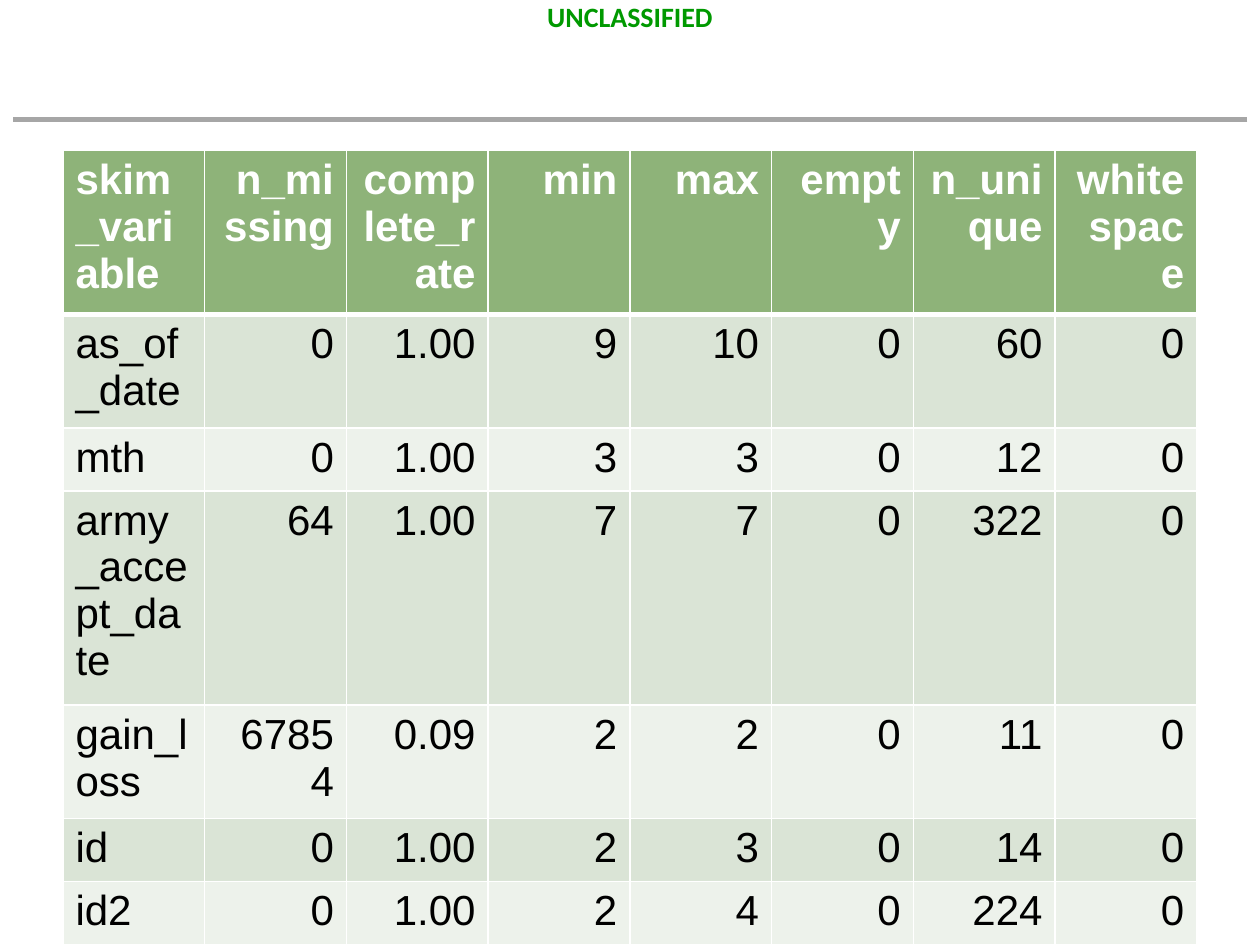
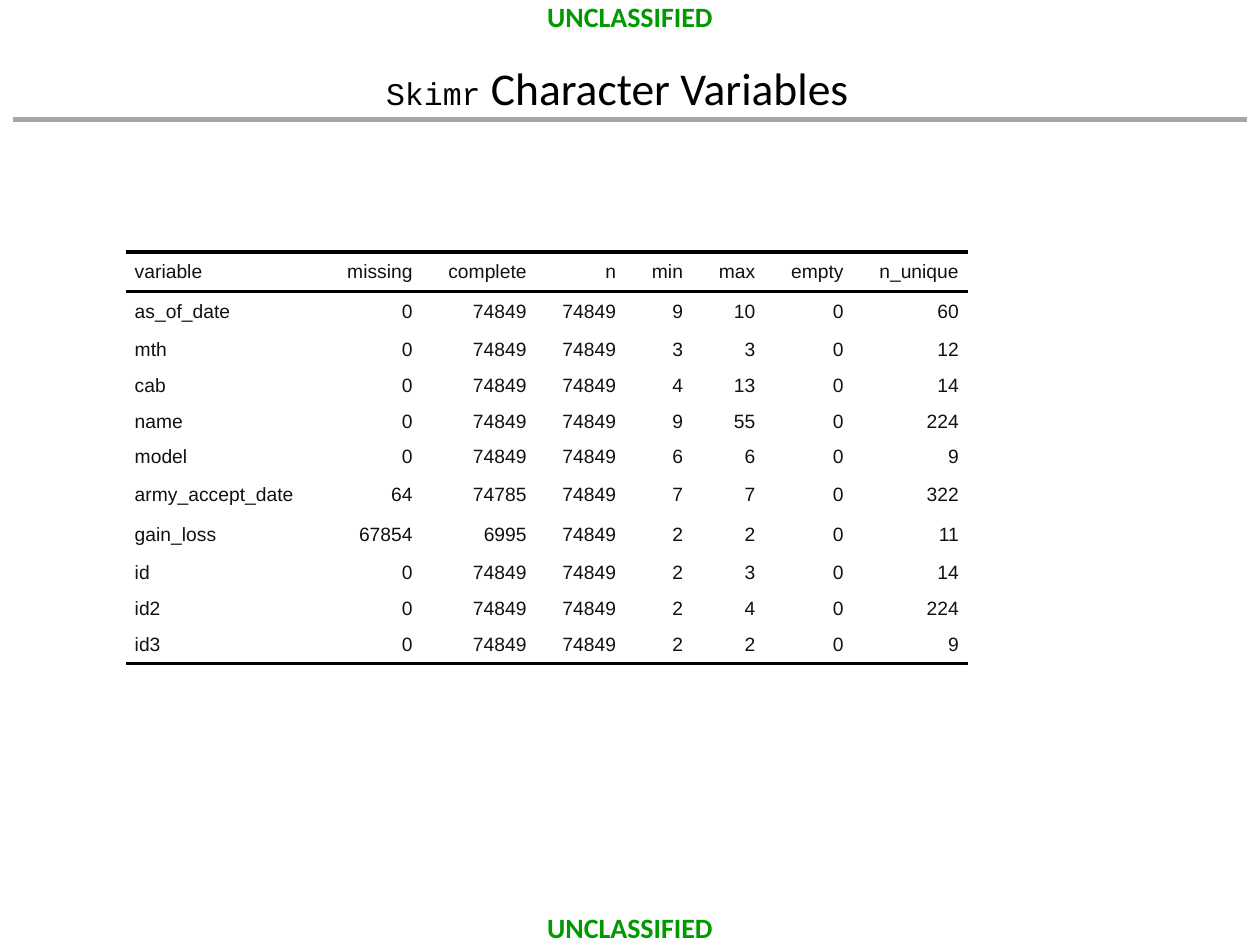
Before and after one commit to dusty-turner/MORSEmergingTechniques2019, a slide deck: slide 16 of MORS_Emerging_Techniques_Tidymodels.pptx (slide 18 before the commit). Drawn at 1260x945 pixels with LibreOffice and Linux fonts; fonts in the diff are those of the drawing; background and template pictures are left out. Boxes give left, top, right and bottom in pixels: in the first picture for what was removed or moved away, otherwise in the second. Text is boxed around its words. In the diff, an @@ line names an element or a change of style, - is before the commit and + after.

```diff
--- a/MORS_Emerging_Techniques_Tidymodels.pptx
+++ b/MORS_Emerging_Techniques_Tidymodels.pptx
@@ title added at [386, 73, 848, 106], 26 pt, text #000000 @@
+Skimr Character Variables
@@ table at [126, 252, 966, 945] @@
-row 1: skim_variable | n_missing | complete_rate | min | max | empty | n_unique | whitespace
-row 2: as_of_date | 0 | 1.00 | 9 | 10 | 0 | 60 | 0
-row 3: mth | 0 | 1.00 | 3 | 3 | 0 | 12 | 0
-row 4: army_accept_date | 64 | 1.00 | 7 | 7 | 0 | 322 | 0
-row 5: gain_loss | 67854 | 0.09 | 2 | 2 | 0 | 11 | 0
-row 6: id | 0 | 1.00 | 2 | 3 | 0 | 14 | 0
-row 7: id2 | 0 | 1.00 | 2 | 4 | 0 | 224 | 0
-row 8: id3 | 0 | 1.00 | 2 | 2 | 0 | 9 | 0
+row 1: variable | missing | complete | n | min | max | empty | n_unique
+row 2: as_of_date | 0 | 74849 | 74849 | 9 | 10 | 0 | 60
+row 3: mth | 0 | 74849 | 74849 | 3 | 3 | 0 | 12
+row 4: cab | 0 | 74849 | 74849 | 4 | 13 | 0 | 14
+row 5: name | 0 | 74849 | 74849 | 9 | 55 | 0 | 224
+row 6: model | 0 | 74849 | 74849 | 6 | 6 | 0 | 9
+row 7: army_accept_date | 64 | 74785 | 74849 | 7 | 7 | 0 | 322
+row 8: gain_loss | 67854 | 6995 | 74849 | 2 | 2 | 0 | 11
+row 9: id | 0 | 74849 | 74849 | 2 | 3 | 0 | 14
+row 10: id2 | 0 | 74849 | 74849 | 2 | 4 | 0 | 224
+row 11: id3 | 0 | 74849 | 74849 | 2 | 2 | 0 | 9
@@ table: place and size @@
-table at [63, 150, 1192, 930]
+table at [126, 252, 966, 945]
```
Also in this commit, not shown: 6 other slides changed, 3 slides added, 5 slides removed, 34 other files.
